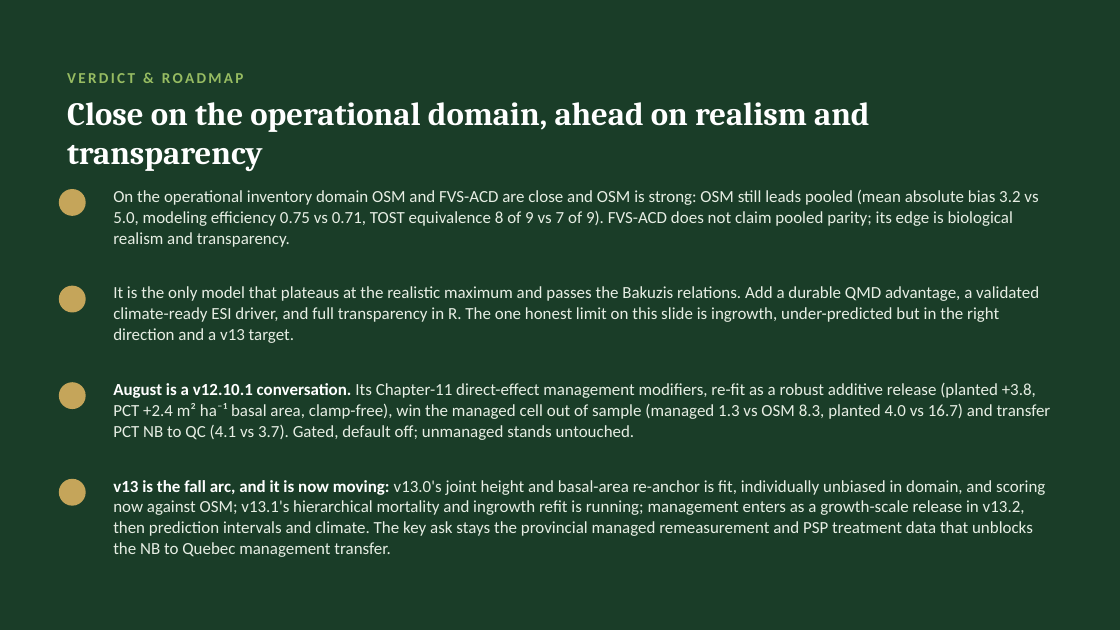
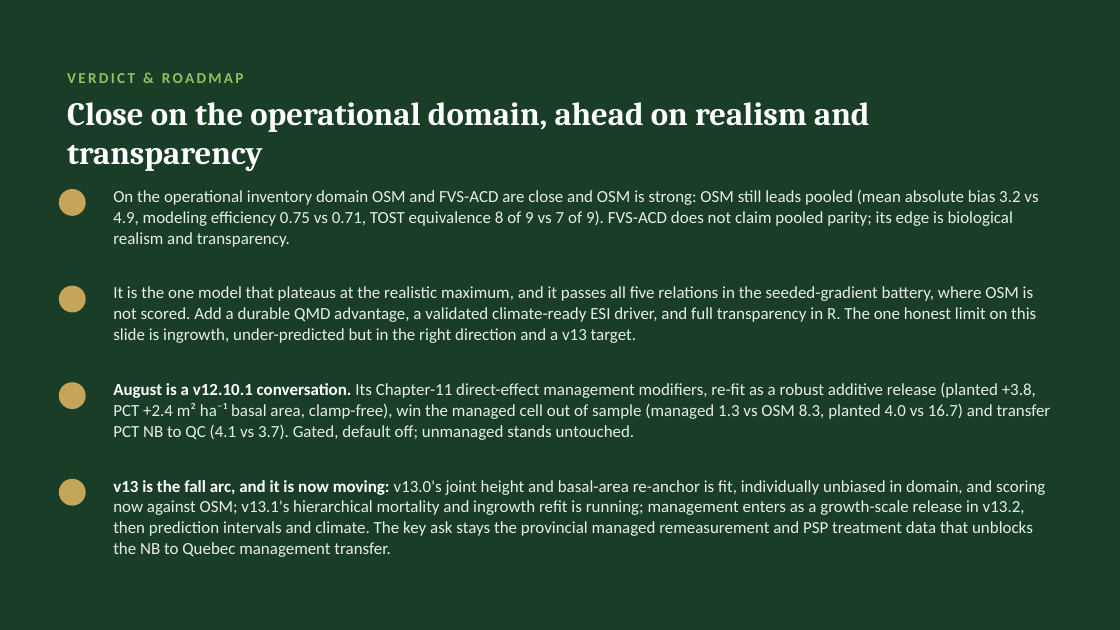
Before and after one commit to holoros/fvs-acd, a slide deck: slide 16 of FVS-ACD_Hennigar_Aug2026.pptx. Drawn at 1120x630 pixels with LibreOffice and Linux fonts; fonts in the diff are those of the drawing. Boxes give left, top, right and bottom in pixels: in the first picture for what was removed or moved away, otherwise in the second. Text is boxed around its words. In the diff, an @@ line names an element or a change of style, - is before the commit and + after.

```diff
--- a/FVS-ACD_Hennigar_Aug2026.pptx
+++ b/FVS-ACD_Hennigar_Aug2026.pptx
@@ text at (x1=113, y1=190, x2=1038, y2=247): text changed @@
-On the operational inventory domain OSM and FVS-ACD are close and OSM is strong: OSM still leads pooled (mean absolute bias 3.2 vs 5.0, modeling efficiency 0.75 vs 0.71, TOST equivalence 8 of 9 vs 7 of 9). FVS-ACD does not claim pooled parity; its edge is biological realism and transparency.
+On the operational inventory domain OSM and FVS-ACD are close and OSM is strong: OSM still leads pooled (mean absolute bias 3.2 vs 4.9, modeling efficiency 0.75 vs 0.71, TOST equivalence 8 of 9 vs 7 of 9). FVS-ACD does not claim pooled parity; its edge is biological realism and transparency.
@@ text at (x1=113, y1=286, x2=1036, y2=343): text changed @@
-It is the only model that plateaus at the realistic maximum and passes the Bakuzis relations. Add a durable QMD advantage, a validated climate-ready ESI driver, and full transparency in R. The one honest limit on this slide is ingrowth, under-predicted but in the right direction and a v13 target.
+It is the one model that plateaus at the realistic maximum, and it passes all five relations in the seeded-gradient battery, where OSM is not scored. Add a durable QMD advantage, a validated climate-ready ESI driver, and full transparency in R. The one honest limit on this slide is ingrowth, under-predicted but in the right direction and a v13 target.
```
Also in this commit, not shown: 3 other slides changed, 5 other files.
